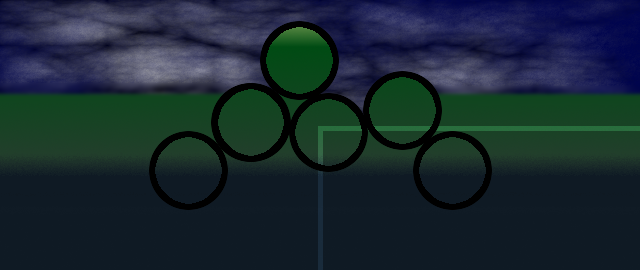
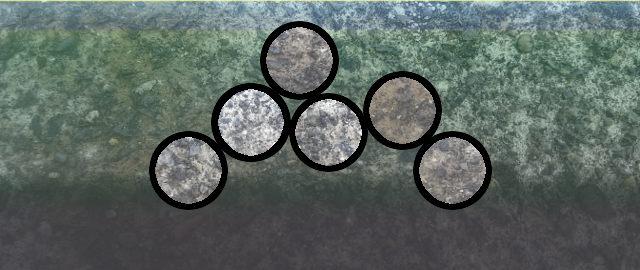
Comparing the layer stacks of the two 640px x 270px images. Changes:
painted on "roomstate_1" over (0, 0, 640, 270)
hid "roomstate_0", opacity 100% → 34%, painted on it over (0, 0, 640, 270)
renamed "abstract_vehicle" to "Clipboard", blend color dodge → normal, moved it below "roomstate_0", painted on it over (0, 0, 640, 270)
